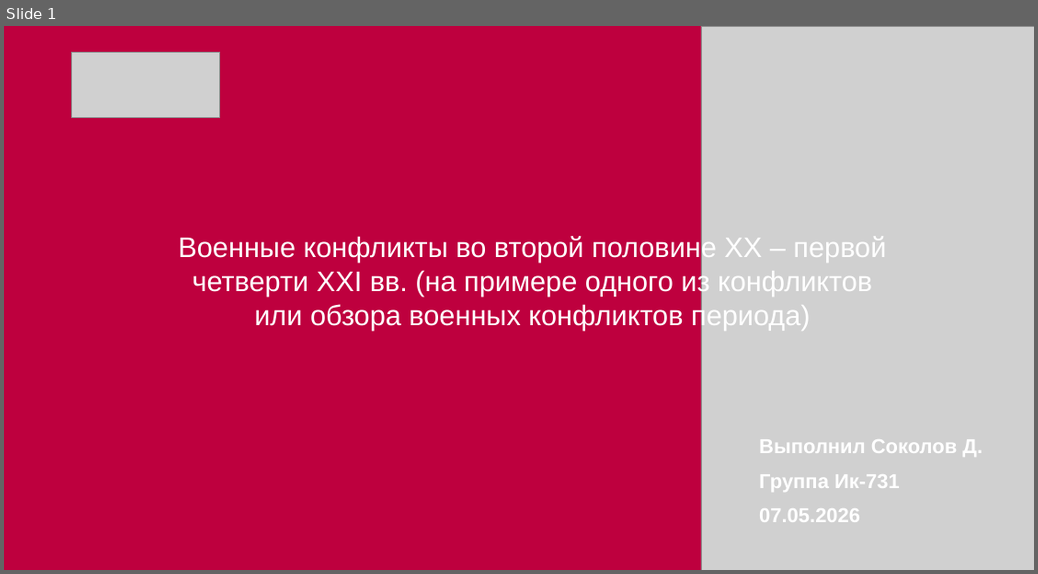
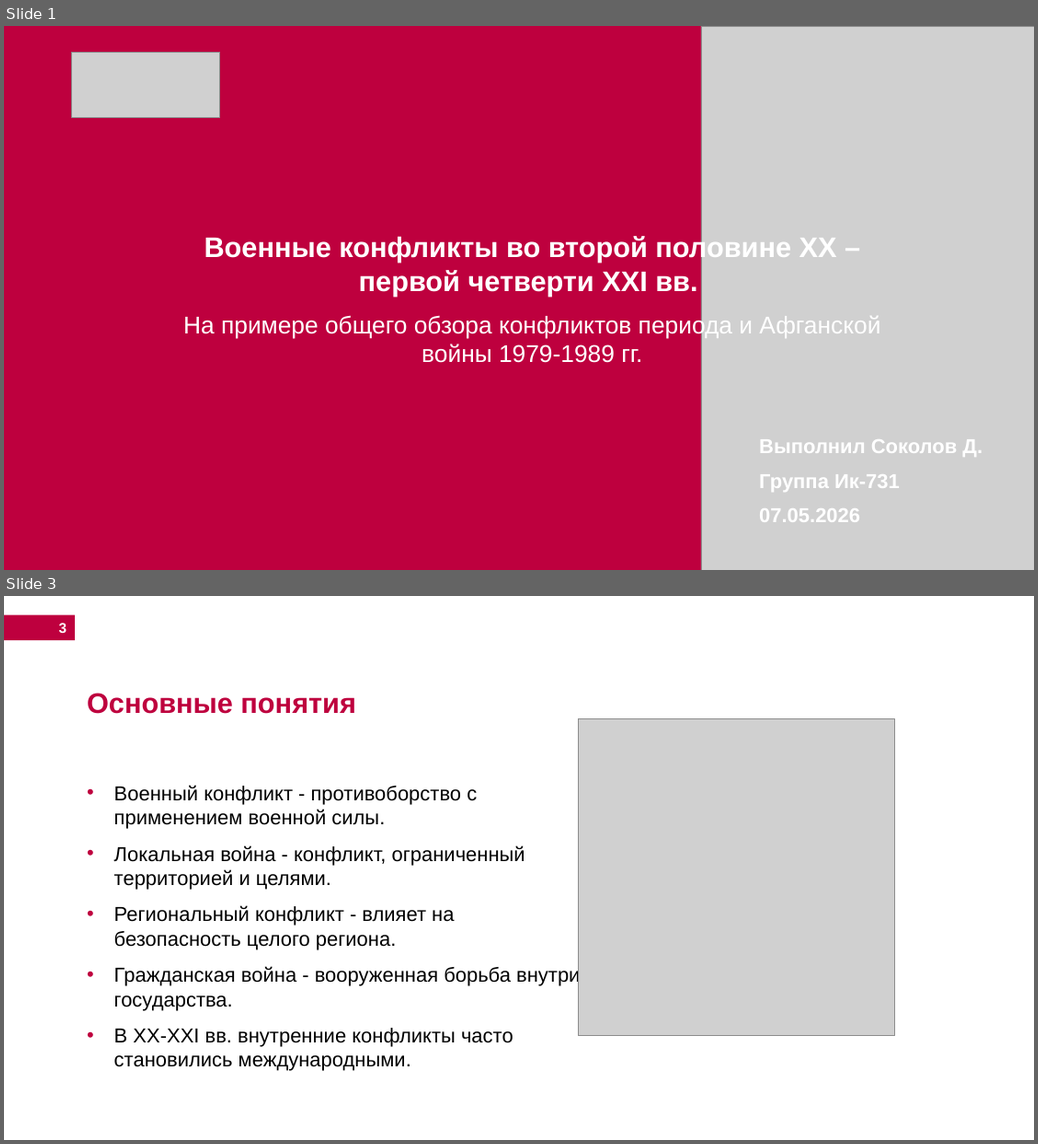
Before and after one commit to DmitriySokolov2023/study-summer-2026, a slide deck: 7 Основы национальной безопасности (Шехмаметьева Венера Алимовна)/Соколов Ик-731.pptx. Shown one above the other, each under a label of ours: slide 1 before the commit, slides 1 and 3 after it; the slides between them are not shown. The pictures are 1038x574 and 1038x1144 pixels, drawn with LibreOffice and Linux fonts; fonts in the diff are those of the drawing; grey boxes stand for pictures; background and template pictures are left out. Boxes give left, top, right and bottom in pixels: in the first picture for what was removed or moved away, otherwise in the second. Text is boxed around its words. In the diff, an @@ line names an element or a change of style, - is before the commit and + after.

```diff
--- a/7 Основы национальной безопасности (Шехмаметьева Венера Алимовна)/Соколов Ик-731.pptx
+++ b/7 Основы национальной безопасности (Шехмаметьева Венера Алимовна)/Соколов Ик-731.pptx
@@ slide 3 added at (4,596,1034,1140), background #FFFFFF @@
@@ rectangle added at (4,615,75,640), fill #BE003E @@
@@ page number added at (59,623,67,633), 14 pt, text #FFFFFF, bold @@
+3
@@ text added at (87,693,355,714), 28 pt, text #BE003E, bold @@
+Основные понятия
@@ picture added at (578,719,895,1035) @@
@@ text added at (114,785,580,1071), 20 pt, text #000000 @@
+• Военный конфликт - противоборство с применением военной силы.
+• Локальная война - конфликт, ограниченный территорией и целями.
+• Региональный конфликт - влияет на безопасность целого региона.
+• Гражданская война - вооруженная борьба внутри государства.
+• В XX-XXI вв. внутренние конфликты часто становились международными.
@@ slide 1 changed as well @@
@@ text at (183,235,881,363): text changed; size 28 to 24 pt @@
-Военные конфликты во второй половине XX – первой четверти XXI вв. (на примере одного из конфликтов или обзора военных конфликтов периода)
+Военные конфликты во второй половине XX – первой четверти XXI вв.
+На примере общего обзора конфликтов периода и Афганской войны 1979-1989 гг.
```
Also in this commit, not shown: 15 other slides added, 6 slides removed, 1 other file.
